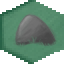
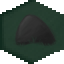
Before/after of a w=64, h=64 layered artwork. What changed in the layer stack:
renamed "Layer 2" to "Layer 2 copy", hid it over [11, 11, 64, 48]
added layer "Layer 1 copy 2" above "Layer 1 copy" over [0, 0, 64, 64]
hid "Layer 1 copy" over [0, 0, 64, 64]
